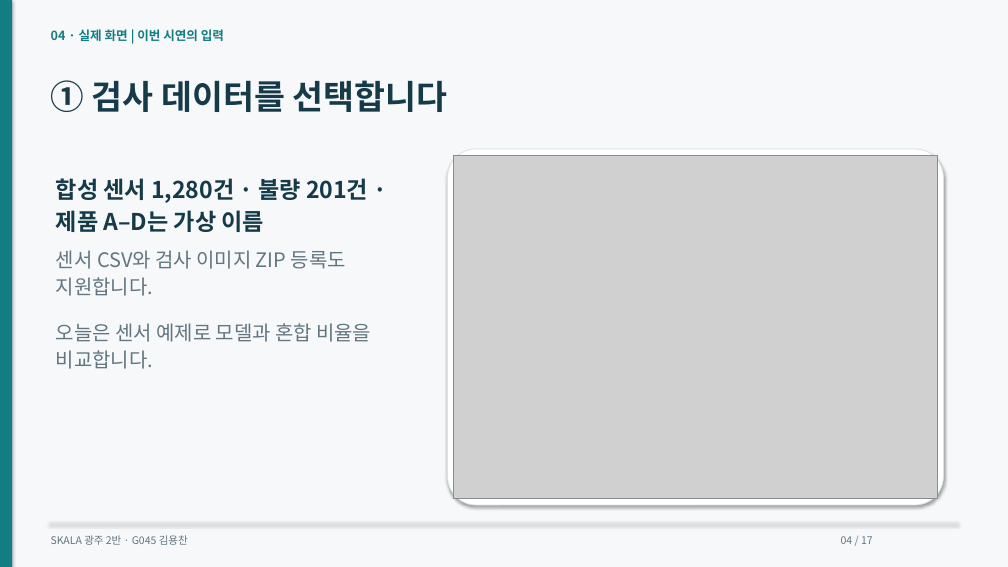
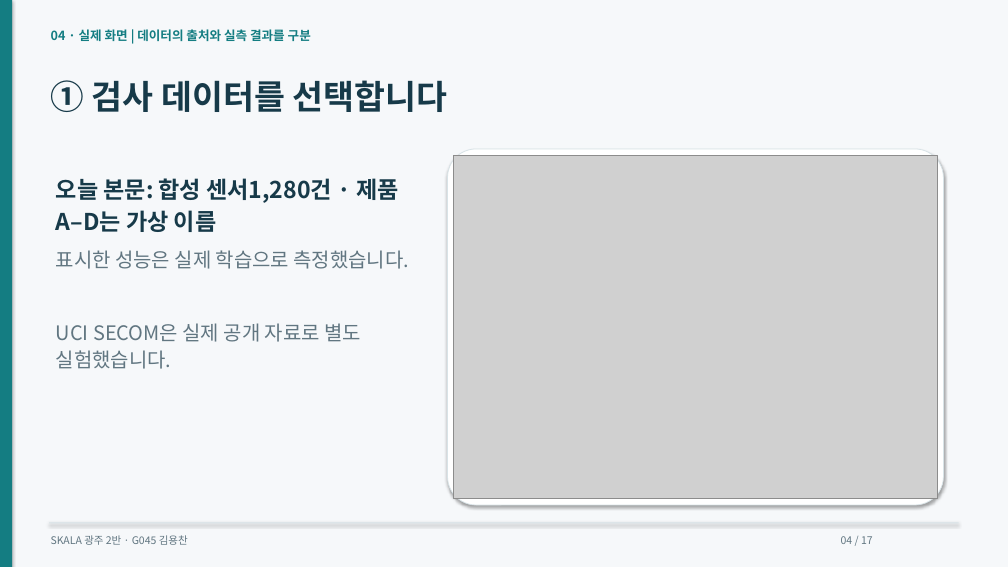
Before and after one commit to dragonchan95/Semiconductor-AI-Agent, a slide deck: slide 4 of docs/G045_Semiconductor_Agent.pptx. Drawn at 1008x567 pixels with LibreOffice and Linux fonts; fonts in the diff are those of the drawing; grey boxes stand for pictures. Boxes give left, top, right and bottom in pixels: in the first picture for what was removed or moved away, otherwise in the second. Text is boxed around its words. In the diff, an @@ line names an element or a change of style, - is before the commit and + after.

```diff
--- a/docs/G045_Semiconductor_Agent.pptx
+++ b/docs/G045_Semiconductor_Agent.pptx
@@ text at (x1=51, y1=29, x2=311, y2=41): text changed @@
-04 · 실제 화면 | 이번 시연의 입력
+04 · 실제 화면 | 데이터의 출처와 실측 결과를 구분
@@ text at (x1=56, y1=178, x2=398, y2=232): text changed @@
-합성 센서 1,280건 · 불량 201건 · 제품 A–D는 가상 이름
+오늘 본문: 합성 센서1,280건 · 제품 A–D는 가상 이름
@@ text at (x1=56, y1=250, x2=409, y2=269): text changed @@
-센서 CSV와 검사 이미지 ZIP 등록도 지원합니다.
+표시한 성능은 실제 학습으로 측정했습니다.
@@ text at (x1=56, y1=323, x2=361, y2=369): text changed @@
-오늘은 센서 예제로 모델과 혼합 비율을 비교합니다.
+UCI SECOM은 실제 공개 자료로 별도 실험했습니다.
```
Also in this commit, not shown: 13 other slides changed, 1 slide added, 1 slide removed, 15 other files.
